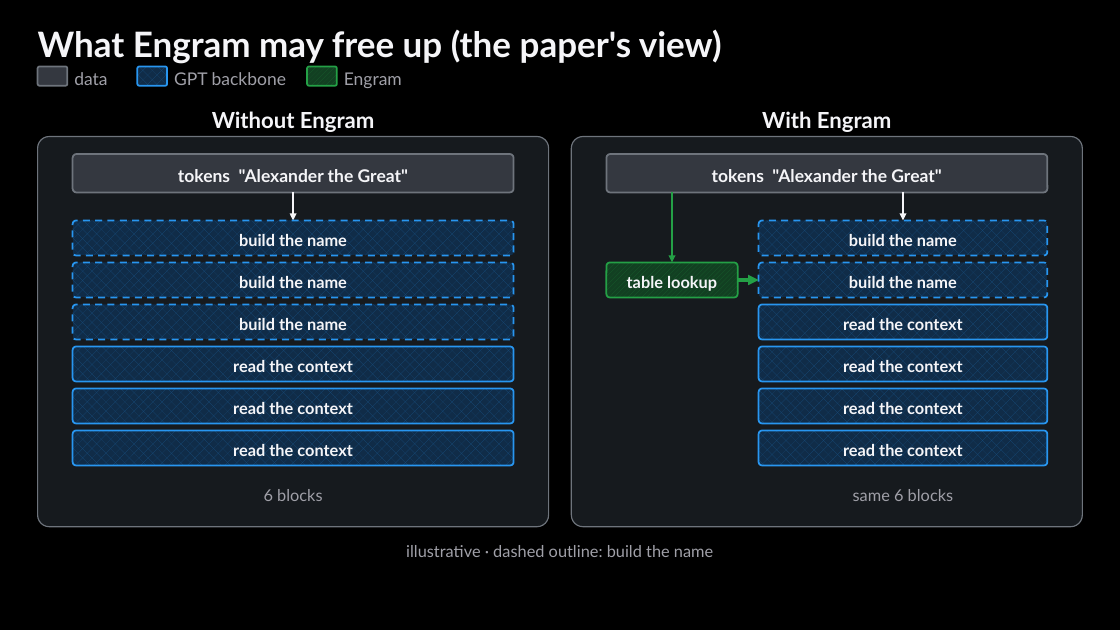
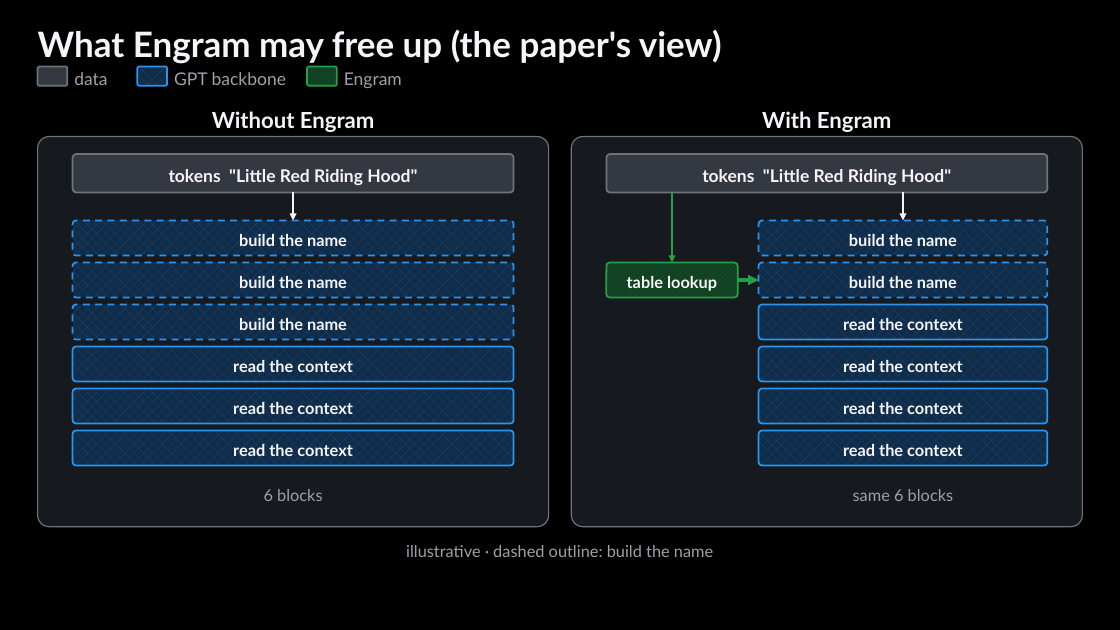
Before and after one commit to littlemex/figures, a slide deck: slide 1 of zenn/articles/35ef2467d84b63/source/figures.pptx. Drawn at 1120x630 pixels with LibreOffice and Linux fonts; fonts in the diff are those of the drawing. Boxes give left, top, right and bottom in pixels: in the first picture for what was removed or moved away, otherwise in the second. Text is boxed around its words. In the diff, an @@ line names an element or a change of style, - is before the commit and + after.

Commit message:
35ef2467d84b63: worked example changed to Little Red Riding Hood (engram-why, ladder-lookup, figure sources and trace)

```diff
--- a/zenn/articles/35ef2467d84b63/source/figures.pptx
+++ b/zenn/articles/35ef2467d84b63/source/figures.pptx
@@ text in rounded rectangle at <box>169,169,417,185</box>: text changed @@
-tokens "Alexander the Great"
+tokens "Little Red Riding Hood"
@@ text in rounded rectangle at <box>702,169,951,185</box>: text changed @@
-tokens "Alexander the Great"
+tokens "Little Red Riding Hood"
```
Also in this commit, not shown: 7 other files.
